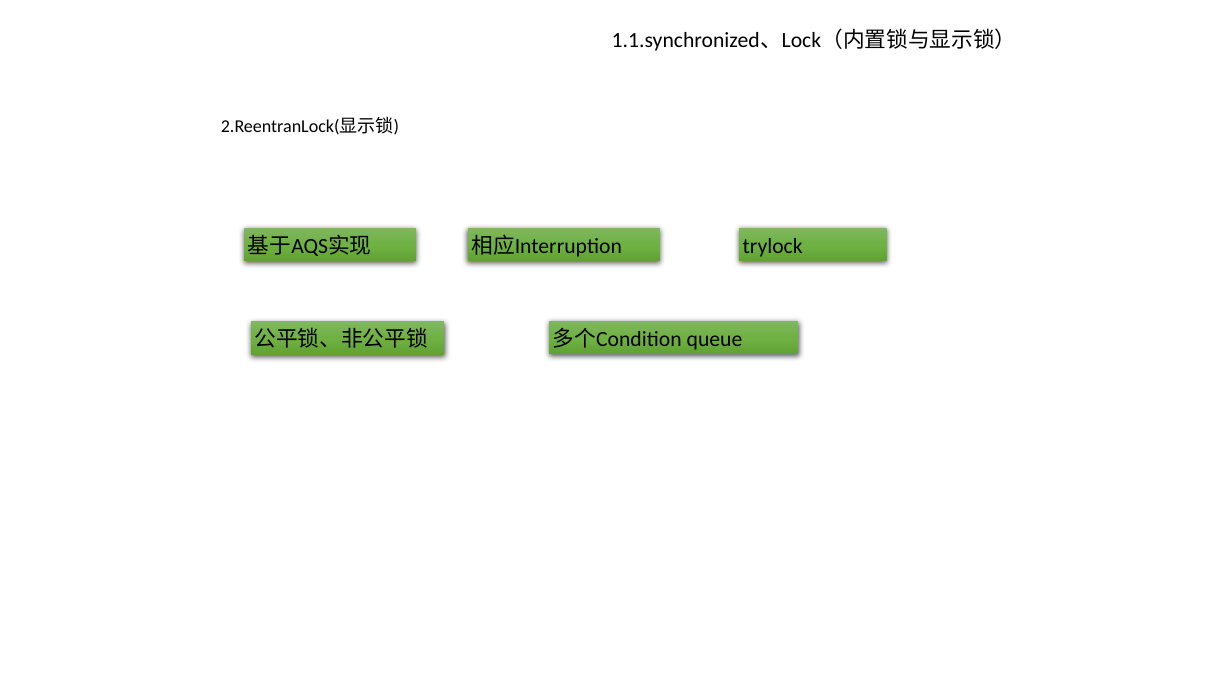
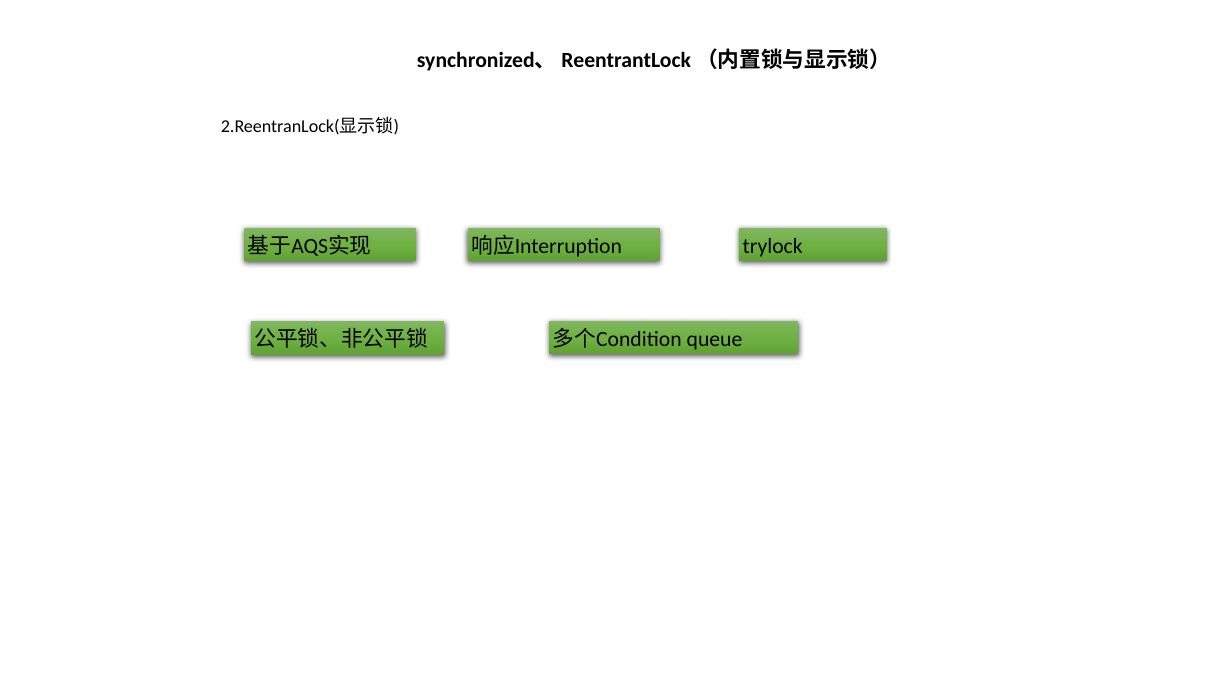
Before and after one commit to huangshumei/concurrentDemo, a slide deck: slide 11 of doc/concurrency-冯建.pptx (slide 7 before the commit). Drawn at 1232x693 pixels with LibreOffice and Linux fonts; fonts in the diff are those of the drawing. Boxes give left, top, right and bottom in pixels: in the first picture for what was removed or moved away, otherwise in the second. Text is boxed around its words. In the diff, an @@ line names an element or a change of style, - is before the commit and + after.

```diff
--- a/doc/concurrency-冯建.pptx
+++ b/doc/concurrency-冯建.pptx
@@ text at (417,48,891,71): text changed; bold on @@
-1.1.synchronized、Lock（内置锁与显示锁）
+synchronized、 ReentrantLock （内置锁与显示锁）
@@ text in rectangle at (471,235,622,257): text changed @@
-相应Interruption
+响应Interruption
```
Also in this commit, not shown: 26 other slides changed, 7 slides added, 12 slides removed, 18 other files.
